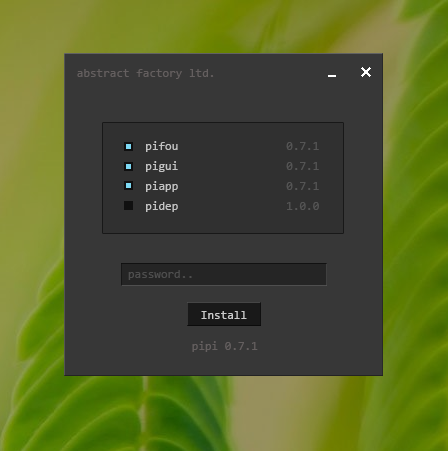
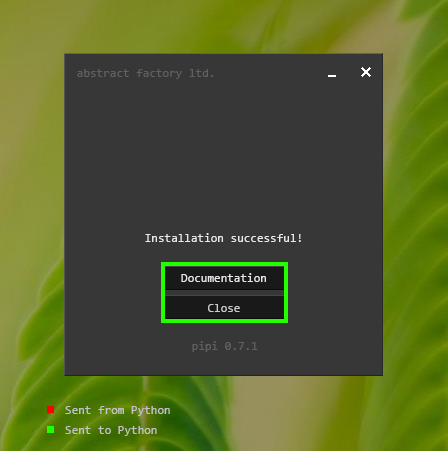
Revision of a layered 448 x 451 image; what changed, layer by layer:
added layer "Sent to Python" above "Rectangle 5 copy" over [65,426,157,436]
added layer "Rectangle 5 copy" above "Sent from Python" over [47,426,54,433]
added layer "Sent from Python" above "Rectangle 5" over [65,406,170,416]
added layer "Rectangle 5" above "Rectangle 9" over [47,406,54,413]
added layer "Rectangle 13" above "page3" over [161,262,288,323]
renamed "page1 copy" to "page3", showed the group it (5 layers) over [145,233,301,319]
hid group "page1" (16 layers) over [103,123,343,326]
hid "0.7.1 0.7.1 0.7.1 1.0.0" over [286,142,319,210]
hid "pifou pigui piapp pidep" over [146,141,178,212]
hid "Rectangle 1 copy 3" over [124,201,133,210]
hid "Rectangle 1 copy 2" over [124,181,133,190]
hid "Rectangle 1 copy" over [124,162,133,171]
hid "Rectangle 1" over [124,142,133,151]
hid "Rectangle 2" over [103,123,343,233]
